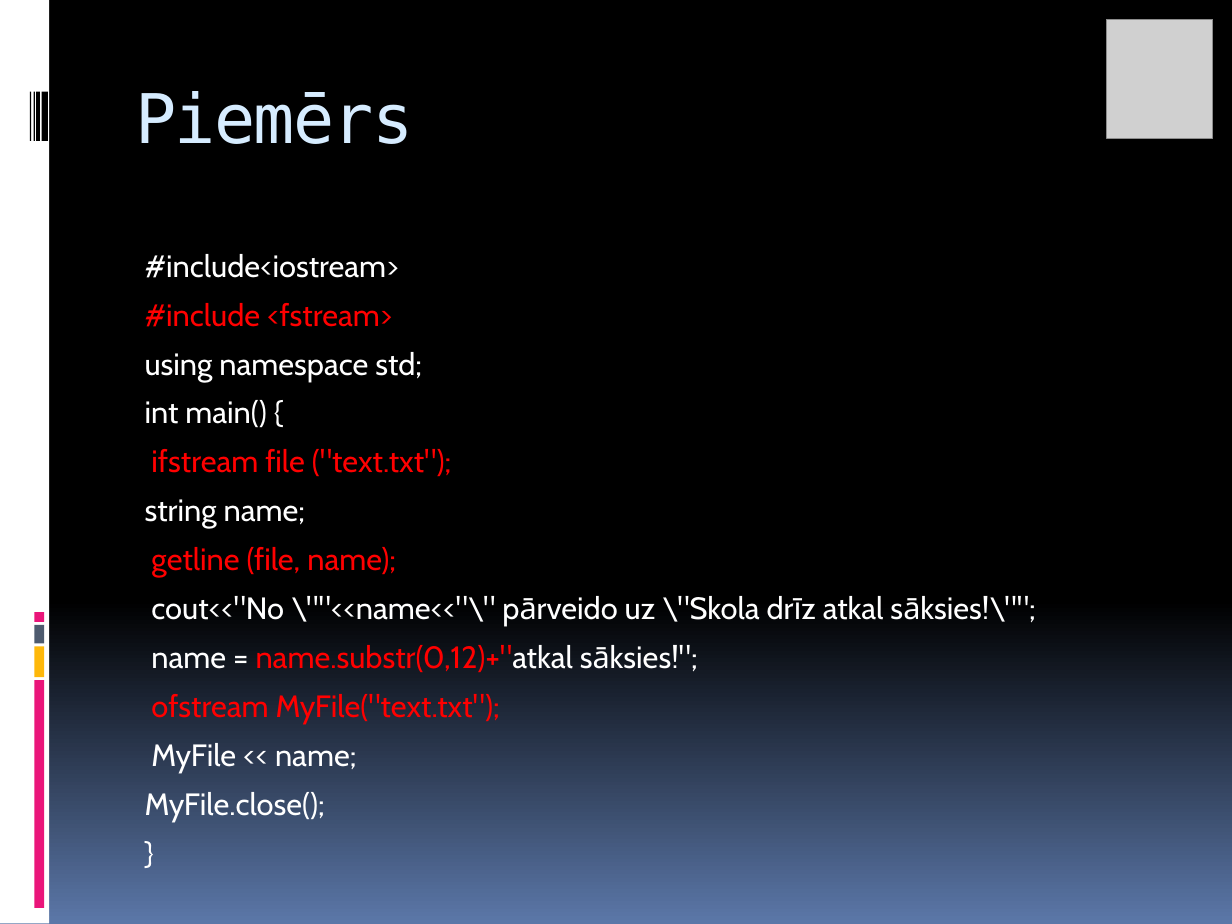
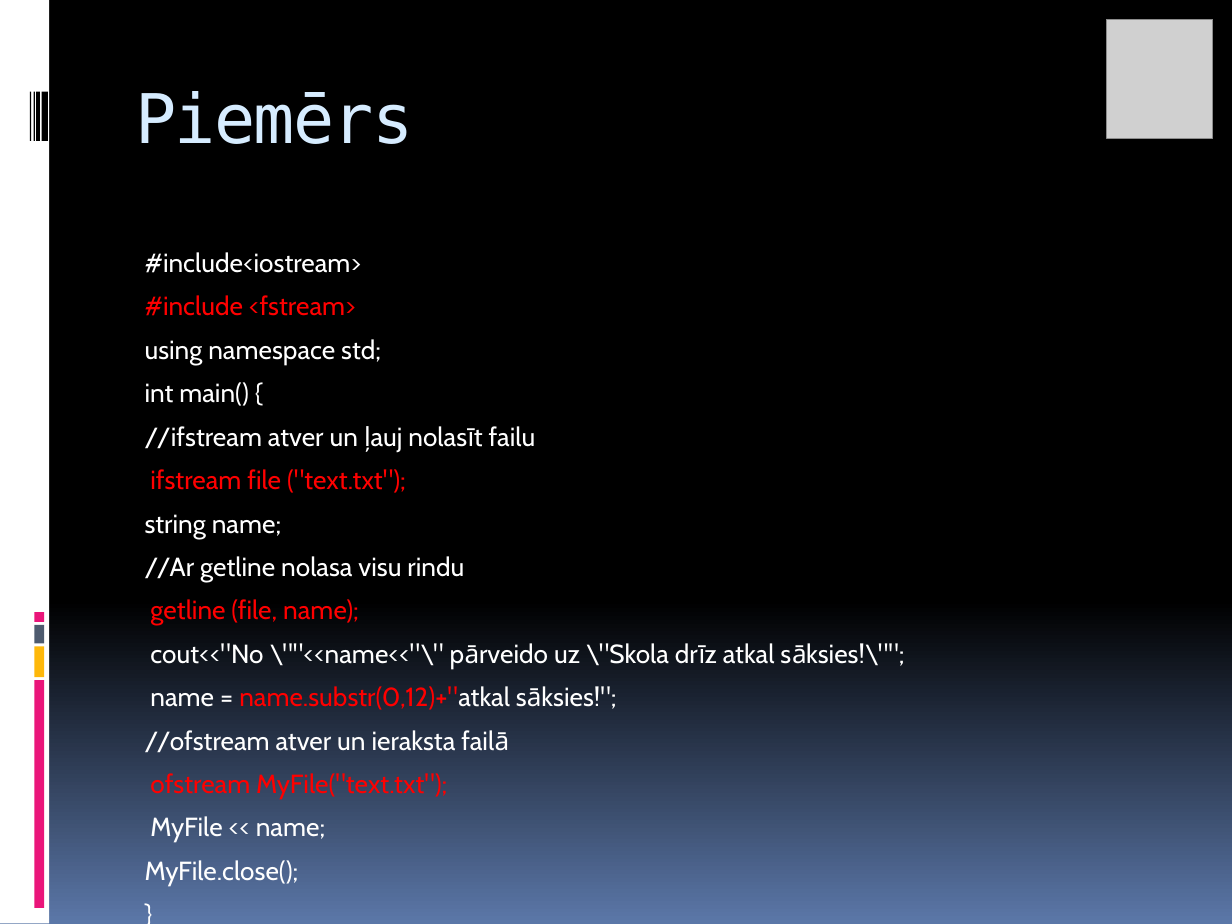
Before and after one commit to pulkitisRenars/eksamensLVT, a slide deck: slide 8 of Teksta datnes informatīvais materiāls.pptx. Drawn at 1232x924 pixels with LibreOffice and Linux fonts; fonts in the diff are those of the drawing; grey boxes stand for pictures. Boxes give left, top, right and bottom in pixels: in the first picture for what was removed or moved away, otherwise in the second. Text is boxed around its words. In the diff, an @@ line names an element or a change of style, - is before the commit and + after.

```diff
--- a/Teksta datnes informatīvais materiāls.pptx
+++ b/Teksta datnes informatīvais materiāls.pptx
@@ text at (145,252,775,843): size 18 to 15.3 pt in "#include<iostream>", "#include <fstream>", "using namespace std;", "int main() {" and 9 more places @@
@@ text at (145,426,536,449): paragraph added @@
+//ifstream atver un ļauj nolasīt failu
@@ text at (145,556,464,582): paragraph added @@
+//Ar getline nolasa visu rindu
@@ text at (145,730,509,753): paragraph added @@
+//ofstream atver un ieraksta failā
```
Also in this commit, not shown: 2 other slides changed.
